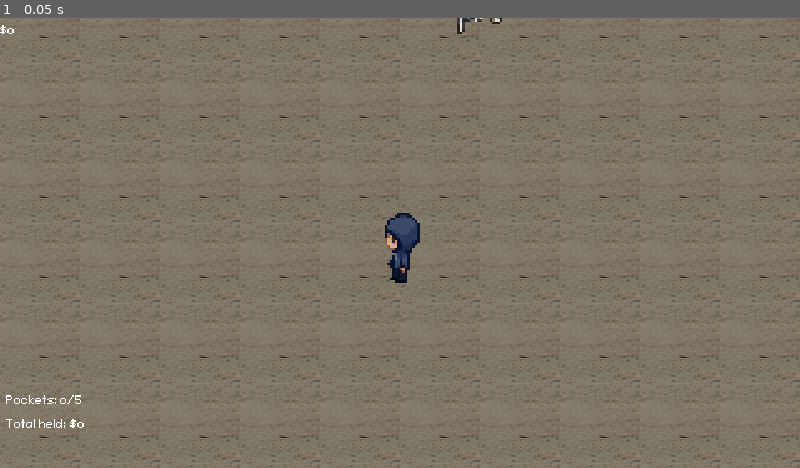
Above: before the commit, frame 1.
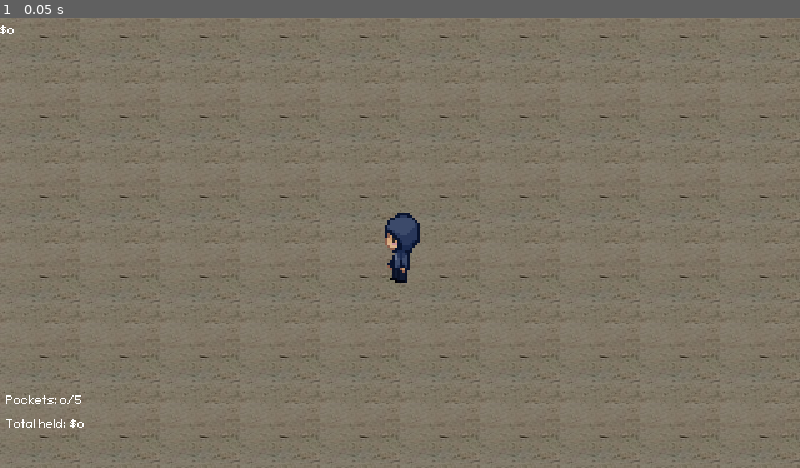
Above: after the commit, the same moment.

Repository: nithinsenthil/UCDBTS
Game: Godot game, scene res://Scenes/level_1.tscn
Same seed, same stepped clock (60 frames per second), same inputs: the game is played once before the commit and once after it. This scene is started directly instead of the project's main scene. The engine's default icon, where the game draws it, is replaced by a stand-in: a white triangle on a blue panel in a dark square.
Inputs:
- Up to frame 1 (0.05 s): no input

The runs differ from the first frame. In frame 1, less than 0.1% of the frame differs, in the area x 57-63%, y 0-4%.
Error in both runs: Cannot call method 'add_child' on a null value. (res://Scripts/Managers/scene_manager.gd:27)

Commit message:
Add sparkle and rust particles for bikes

Diff:
--- a/ucdbts/Scenes/bike.tscn
+++ b/ucdbts/Scenes/bike.tscn
@@ -1,10 +1,122 @@
-[gd_scene load_steps=5 format=3 uid="uid://c3q268xofq4j1"]
+[gd_scene load_steps=23 format=3 uid="uid://c3q268xofq4j1"]
 
 [ext_resource type="Script" uid="uid://r6623f3cxxj3" path="res://Scripts/bike.gd" id="1_8f0co"]
 [ext_resource type="Texture2D" uid="uid://dhn0xe4d2dfy" path="res://Assets/bikes/bike1.png" id="2_8f0co"]
+[ext_resource type="Texture2D" uid="uid://dq3bmlfnf0y8f" path="res://Assets/particles/bike_rust_back.png" id="3_1etuc"]
+[ext_resource type="Texture2D" uid="uid://bornuwbs8vuor" path="res://Assets/particles/bike_rust.png" id="3_45omn"]
+[ext_resource type="Texture2D" uid="uid://bk1dpodaho1l0" path="res://Assets/particles/bike_sparkle.png" id="3_hqb8h"]
+[ext_resource type="Texture2D" uid="uid://vnjrqrqpi54" path="res://Assets/particles/bike_rust_front.png" id="4_7dki2"]
+[ext_resource type="Script" uid="uid://dl651mewtn06v" path="res://Scenes/particle_sprite.gd" id="4_udqgf"]
 
 [sub_resource type="RectangleShape2D" id="RectangleShape2D_5v1tr"]
 size = Vector2(76, 20)
+
+[sub_resource type="AtlasTexture" id="AtlasTexture_epldg"]
+atlas = ExtResource("3_1etuc")
+region = Rect2(0, 0, 40, 20)
+
+[sub_resource type="AtlasTexture" id="AtlasTexture_ncdqi"]
+atlas = ExtResource("3_1etuc")
+region = Rect2(0, 20, 40, 20)
+
+[sub_resource type="AtlasTexture" id="AtlasTexture_awsor"]
+atlas = ExtResource("3_1etuc")
+region = Rect2(0, 40, 40, 20)
+
+[sub_resource type="AtlasTexture" id="AtlasTexture_180t5"]
+atlas = ExtResource("4_7dki2")
+region = Rect2(0, 0, 40, 20)
+
+[sub_resource type="AtlasTexture" id="AtlasTexture_37pdi"]
+atlas = ExtResource("4_7dki2")
+region = Rect2(0, 20, 40, 20)
+
+[sub_resource type="AtlasTexture" id="AtlasTexture_hxinn"]
+atlas = ExtResource("4_7dki2")
+region = Rect2(0, 40, 40, 20)
+
+[sub_resource type="AtlasTexture" id="AtlasTexture_1etuc"]
+atlas = ExtResource("3_45omn")
+region = Rect2(0, 0, 40, 20)
+
+[sub_resource type="AtlasTexture" id="AtlasTexture_7dki2"]
+atlas = ExtResource("3_45omn")
+region = Rect2(0, 20, 40, 20)
+
+[sub_resource type="AtlasTexture" id="AtlasTexture_ib7r1"]
+atlas = ExtResource("3_45omn")
+region = Rect2(0, 40, 40, 20)
+
+[sub_resource type="AtlasTexture" id="AtlasTexture_udqgf"]
+atlas = ExtResource("3_hqb8h")
+region = Rect2(0, 0, 40, 20)
+
+[sub_resource type="AtlasTexture" id="AtlasTexture_45omn"]
+atlas = ExtResource("3_hqb8h")
+region = Rect2(0, 20, 40, 20)
+
+[sub_resource type="AtlasTexture" id="AtlasTexture_6oubp"]
+atlas = ExtResource("3_hqb8h")
+region = Rect2(0, 40, 40, 20)
+
+[sub_resource type="SpriteFrames" id="SpriteFrames_6oubp"]
+animations = [{
+"frames": [{
+"duration": 1.0,
+"texture": SubResource("AtlasTexture_epldg")
+}, {
+"duration": 1.0,
+"texture": SubResource("AtlasTexture_ncdqi")
+}, {
+"duration": 1.0,
+"texture": SubResource("AtlasTexture_awsor")
+}],
+"loop": true,
+"name": &"rust_back",
+"speed": 5.0
+}, {
+"frames": [{
+"duration": 1.0,
+"texture": SubResource("AtlasTexture_180t5")
+}, {
+"duration": 1.0,
+"texture": SubResource("AtlasTexture_37pdi")
+}, {
+"duration": 1.0,
+"texture": SubResource("AtlasTexture_hxinn")
+}],
+"loop": true,
+"name": &"rust_front",
+"speed": 5.0
+}, {
+"frames": [{
+"duration": 1.0,
+"texture": SubResource("AtlasTexture_1etuc")
+}, {
+"duration": 1.0,
+"texture": SubResource("AtlasTexture_7dki2")
+}, {
+"duration": 1.0,
+"texture": SubResource("AtlasTexture_ib7r1")
+}],
+"loop": true,
+"name": &"rust_side",
+"speed": 5.0
+}, {
+"frames": [{
+"duration": 1.0,
+"texture": SubResource("AtlasTexture_udqgf")
+}, {
+"duration": 1.0,
+"texture": SubResource("AtlasTexture_45omn")
+}, {
+"duration": 1.0,
+"texture": SubResource("AtlasTexture_6oubp")
+}],
+"loop": true,
+"name": &"sparkle",
+"speed": 5.0
+}]
 
 [sub_resource type="RectangleShape2D" id="RectangleShape2D_ikia7"]
 size = Vector2(144, 84)
@@ -18,12 +130,20 @@
 position = Vector2(0, 9.42)
 shape = SubResource("RectangleShape2D_5v1tr")
 
-[node name="Sprite2D" type="Sprite2D" parent="."]
+[node name="BikeSprite" type="Sprite2D" parent="."]
 position = Vector2(-7.1525574e-07, -8.34465e-07)
 scale = Vector2(2, 2)
 texture = ExtResource("2_8f0co")
 region_enabled = true
 region_rect = Rect2(0, 0, 40, 20)
+
+[node name="ParticleSprite" type="AnimatedSprite2D" parent="."]
+position = Vector2(-7.1525574e-07, -8.34465e-07)
+scale = Vector2(2, 2)
+sprite_frames = SubResource("SpriteFrames_6oubp")
+animation = &"rust_front"
+speed_scale = 0.5
+script = ExtResource("4_udqgf")
 
 [node name="BikeHitbox" type="Area2D" parent="."]
 collision_layer = 0
--- a/ucdbts/Scenes/debug_scene.tscn
+++ b/ucdbts/Scenes/debug_scene.tscn
@@ -43,18 +43,21 @@
 
 [node name="Bike3" parent="." instance=ExtResource("1_kb85k")]
 position = Vector2(957, 229)
+tier = 2
 value = 150
 stealing_time = 4.0
 bike_texture = ExtResource("5_cfwnf")
 
 [node name="Bike4" parent="." instance=ExtResource("1_kb85k")]
 position = Vector2(-41, 506)
+tier = 3
 stealing_time = 3.0
 bike_texture = ExtResource("6_536f3")
 facing = 2
 
 [node name="Bike5" parent="." instance=ExtResource("1_kb85k")]
 position = Vector2(300, 506)
+tier = 2
 stealing_time = 3.0
 bike_texture = ExtResource("7_qh7gd")
 facing = 2
--- /dev/null
+++ b/ucdbts/Scenes/particle_sprite.gd
@@ -0,0 +1,21 @@
+extends AnimatedSprite2D
+
+enum Facing {
+	UP,
+	RIGHT,
+	DOWN,
+	LEFT
+}
+
+
+func play_sparkle() -> void:
+	play("sparkle")
+
+
+func play_rust(facing: Facing) -> void:
+	if facing == Facing.UP:
+		play("rust_back")
+	elif facing == Facing.DOWN:
+		play("rust_front")
+	else:
+		play("rust_side")
--- a/ucdbts/Scenes/title.tscn
+++ b/ucdbts/Scenes/title.tscn
@@ -6,10 +6,25 @@
 [ext_resource type="Texture2D" uid="uid://cfu3y6b13neak" path="res://Assets/title/title_play.png" id="3_yu0ss"]
 [ext_resource type="Script" uid="uid://xvogy1lxuyi1" path="res://Scripts/exit_button.gd" id="4_q2qps"]
 [ext_resource type="Texture2D" uid="uid://cwj55wv3jwdhm" path="res://Assets/title/title_exit.png" id="5_6aagf"]
-[ext_resource type="Script" uid="uid://crep5tpd5hfom" path="res://Scripts/credits_button.gd" id="5_yosvi"]
+[ext_resource type="Script" path="res://Scripts/credits_button.gd" id="5_yosvi"]
 [ext_resource type="Texture2D" uid="uid://d4fm20ve13jym" path="res://Assets/title/title_credits.png" id="7_kyk5u"]
 [ext_resource type="Texture2D" uid="uid://d2hen1p27u4gc" path="res://Assets/title/title_text.png" id="9_6aagf"]
-[ext_resource type="Script" uid="uid://bxnfnaisj6qke" path="res://Scripts/title_text.gd" id="10_kyk5u"]
+[ext_resource type="Script" uid="uid://bxnfnaisj6qke" path="res://Scripts/Visuals/title_text.gd" id="10_kyk5u"]
+
+[sub_resource type="Animation" id="Animation_kyk5u"]
+length = 0.001
+tracks/0/type = "value"
+tracks/0/imported = false
+tracks/0/enabled = true
+tracks/0/path = NodePath("TitleText:position")
+tracks/0/interp = 1
+tracks/0/loop_wrap = true
+tracks/0/keys = {
+"times": PackedFloat32Array(0),
+"transitions": PackedFloat32Array(1),
+"update": 0,
+"values": [Vector2(-175, -140)]
+}
 
 [sub_resource type="Animation" id="Animation_6aagf"]
 resource_name = "hover"
@@ -26,21 +41,6 @@
 "transitions": PackedFloat32Array(1, 1, 1),
 "update": 0,
 "values": [Vector2(-175, -140), Vector2(-175, -145), Vector2(-175, -140)]
-}
-
-[sub_resource type="Animation" id="Animation_kyk5u"]
-length = 0.001
-tracks/0/type = "value"
-tracks/0/imported = false
-tracks/0/enabled = true
-tracks/0/path = NodePath("TitleText:position")
-tracks/0/interp = 1
-tracks/0/loop_wrap = true
-tracks/0/keys = {
-"times": PackedFloat32Array(0),
-"transitions": PackedFloat32Array(1),
-"update": 0,
-"values": [Vector2(-175, -140)]
 }
 
 [sub_resource type="AnimationLibrary" id="AnimationLibrary_cwqts"]
--- a/ucdbts/Scripts/bike.gd
+++ b/ucdbts/Scripts/bike.gd
@@ -8,6 +8,9 @@
 	LEFT
 }
 
+# tier 1: sparkle
+# tier 2: normal, no effect
+# tier 3: rust
 @export var tier:int = 1
 @export var value:int = 100
 @export var stealing_time:float = 5
@@ -18,12 +21,14 @@
 var _player:Player = interactions.player
 var _position_calculated:bool = false
 @onready var _progress_bar:ProgressBar = $StealingProgressBar
-@onready var sprite2d:Sprite2D = $Sprite2D
+@onready var bike_sprite:Sprite2D = $BikeSprite
 @onready var hitbox_shape = $BikeHitbox/HitboxShape
 @onready var collision_shape = $CollisionShape2D
+@onready var particle_sprite = $ParticleSprite
 
 # TODO: clean this up (e.g. get rid of magic numbers)
 func _ready() -> void:
+	# Configure collision and hitbox shape based on direction.
 	collision_shape.shape = collision_shape.shape.duplicate()
 	hitbox_shape.shape = hitbox_shape.shape.duplicate()
 
@@ -31,18 +36,25 @@
 		collision_shape.shape.size.x = 40
 		hitbox_shape.shape.size.x = 64
 		if facing == Facing.DOWN:
-			sprite2d.region_rect.position.y = 20
+			bike_sprite.region_rect.position.y = 20
 		else:
-			sprite2d.region_rect.position.y = 40
+			bike_sprite.region_rect.position.y = 40
 	else:
 		collision_shape.shape.size.x = 76
 		hitbox_shape.shape.size.x = 96
-		sprite2d.region_rect.position.y = 0
+		bike_sprite.region_rect.position.y = 0
 
 	if facing == Facing.LEFT:
-		sprite2d.flip_h = true
+		bike_sprite.flip_h = true
 
-	sprite2d.texture = bike_texture
+	# Set texture of bike.
+	bike_sprite.texture = bike_texture
+
+	# Configure particle effect based on tier.
+	if tier == 1:
+		particle_sprite.play_sparkle()
+	elif tier == 3:
+		particle_sprite.play_rust(facing)
 
 
 func _process(delta: float) -> void:
--- a/ucdbts/project.godot
+++ b/ucdbts/project.godot
@@ -20,6 +20,9 @@
 signals="*res://Scripts/Managers/signals.gd"
 SceneManager="*res://Scripts/Managers/scene_manager.gd"
 interactions="*res://Scripts/interaction_manager.gd"
+ResourceManager="*res://Scripts/Managers/resource_manager.gd"
+npc_manager="*res://Scripts/Managers/npc_manager.gd"
+npc_factory="*res://Scripts/Managers/npc_factory.gd"
 
 [display]
 
@@ -91,6 +94,11 @@
 "events": [Object(InputEventKey,"resource_local_to_scene":false,"resource_name":"","device":-1,"window_id":0,"alt_press …(192 unchanged characters)…
 ]
 }
+SpawnNPC={
+"deadzone": 0.2,
+"events": [Object(InputEventKey,"resource_local_to_scene":false,"resource_name":"","device":-1,"window_id":0,"alt_pressed":false,"shift_pressed":true,"ctrl_pressed":false,"meta_pressed":false,"pressed":false,"keycode":0,"physical_keycode":61,"key_label":0,"unicode":43,"location":0,"echo":false,"script":null)
+]
+}
 
 [layer_names]
 
Binary file added: ucdbts/Assets/particles/bike_rust_back.png
Not shown, added: ucdbts/Assets/particles/bike_rust_back.png.import
Binary file added: ucdbts/Assets/particles/bike_rust_front.png
Not shown, added: ucdbts/Assets/particles/bike_rust_front.png.import
Binary file added: ucdbts/Assets/particles/bike_rust_side.png
Not shown, added: ucdbts/Assets/particles/bike_rust_side.png.import
Binary file added: ucdbts/Assets/particles/bike_sparkle.png
Not shown, added: ucdbts/Assets/particles/bike_sparkle.png.import
Binary file added: ucdbts/Assets/particles/exclamation_particle.png
Not shown, added: ucdbts/Assets/particles/exclamation_particle.png.import
Binary file added: ucdbts/Assets/particles/question_particle.png
Not shown, added: ucdbts/Assets/particles/question_particle.png.import
(and 2 more such lines)
